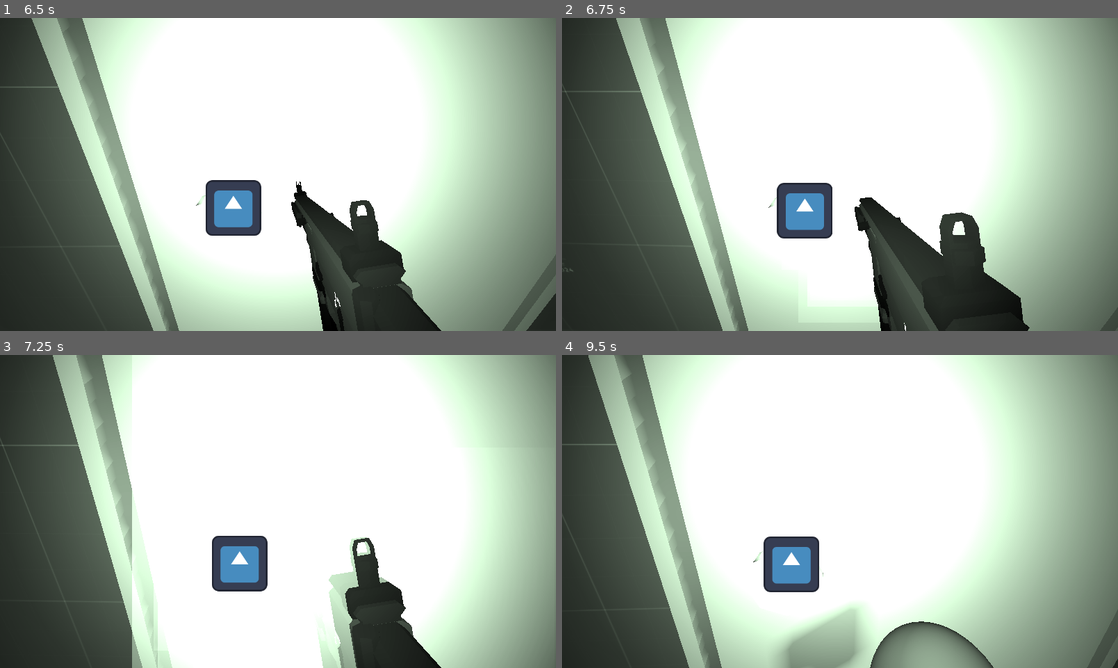
Above: before the commit, frames 1-4 (two rows, left to right).
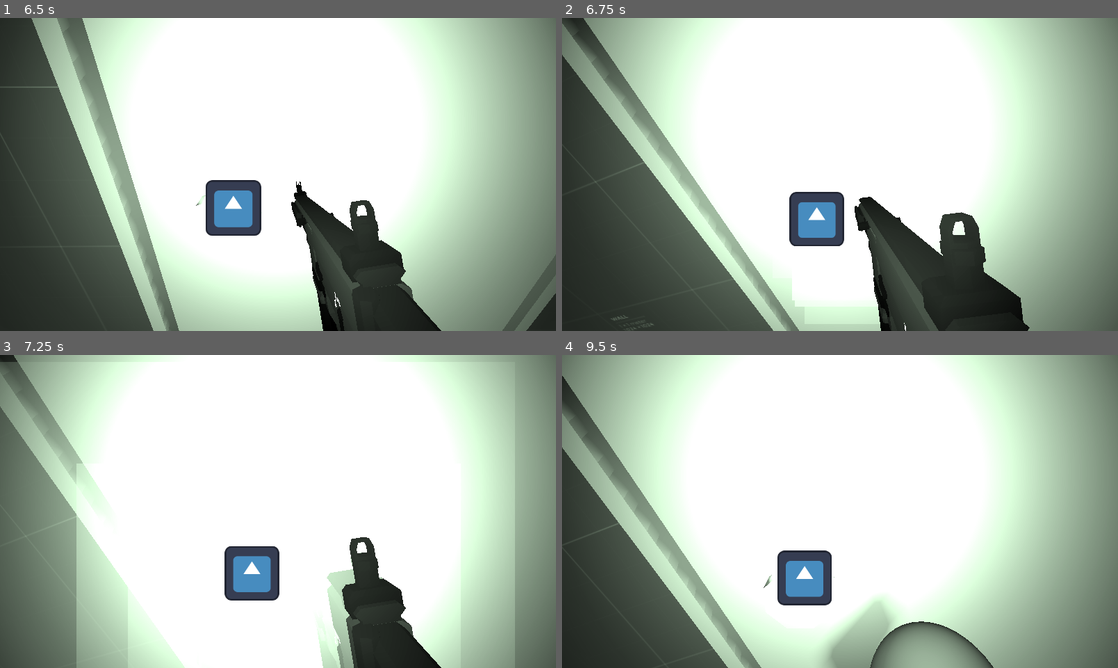
Above: after the commit, the same moments.

Repository: Ieida/Tactical-FPS-Godot
Game: Godot game, scene res://main_menu/main_menu.tscn
The game is run twice, just before and just after one commit, with the same random seed, the same clock (stepped at 60 frames per second) and the same inputs. The engine's default icon, where the game draws it, is replaced by a stand-in: a white triangle on a blue panel in a dark square.
Inputs (mouse positions are in pixels of both pictures, inside the frame that each line leads up to):
- Up to frame 1 (6.5 s): click "PLAY TEST" at 0.5 s; tap Enter at 1.25, 3.5 s; move the mouse to (305, 174) at 1.27 s; hold W (move_forward) from 1.28 s (still down); tap F (flashlight_toggle) at 1.35 s; move the mouse to (250, 174) at 2.02 s; tap 3 (grenade) at 2.1 s; tap Space at 2.75, 5.75 s; move the mouse to (289, 168) at 2.77 s; tap Z (laser_toggle) at 2.85 s; move the mouse to (272, 180) at 3.52 s; tap N (night_vision) at 3.6 s; move the mouse to (316, 177) at 4.27 s; tap 1 (primary) at 4.35 s; move the mouse to (233, 171) at 5.02 s; tap T (rack_slide) at 5.1 s; move the mouse to (283, 174) at 5.77 s; tap 2 (secondary) at 5.85 s
- Up to frame 2 (6.75 s): tap Enter at 6.5 s; move the mouse to (817, 168) at 6.52 s; release W (move_forward) at 6.53 s; hold E (lean_right, bound only after the commit) from 6.53 s (still down); click (817, 168) at 6.6 s
- Up to frame 3 (7.25 s): keep holding E (lean_right, bound only after the commit)
- Up to frame 4 (9.5 s): move the mouse to (867, 511) at 7.27 s; release E (lean_right, bound only after the commit) at 7.28 s; hold W (move_forward) from 7.28 s (still down); tap F (flashlight_toggle) at 7.35 s; tap Space at 8 s; move the mouse to (812, 511) at 8.02 s; tap 3 (grenade) at 8.1 s; move the mouse to (851, 505) at 8.77 s; tap Z (laser_toggle) at 8.85 s

Frame 1 is identical in both runs. In frame 2, 11% of the frame differs, in the area x 0-98%, y 0-100%; in frame 3, 29%, in the area x 0-100%, y 0-100%; in frame 4, 14%.

Commit message:
leaning

Diff:
--- /dev/null
+++ b/player/lean.gd
@@ -0,0 +1,22 @@
+extends Node3D
+
+enum {LEFT, RIGHT, NONE}
+
+var side = NONE
+@export var angle: float = 20
+
+func _process(delta):
+	if Input.is_action_just_pressed("lean_right"):
+		if side == RIGHT:
+			rotation_degrees.z = 0
+			side = NONE
+		else:
+			rotation_degrees.z = -angle
+			side = RIGHT
+	if Input.is_action_just_pressed("lean_left"):
+		if side == LEFT:
+			rotation_degrees.z = 0
+			side = NONE
+		else:
+			rotation_degrees.z = angle
+			side = LEFT
--- a/player/player.tscn
+++ b/player/player.tscn
@@ -1,9 +1,10 @@
-[gd_scene load_steps=53 format=3 uid="uid://cwtrpjm3y5u7k"]
+[gd_scene load_steps=54 format=3 uid="uid://cwtrpjm3y5u7k"]
 
 [ext_resource type="Script" path="res://player/player.gd" id="1_ugqs2"]
 [ext_resource type="PackedScene" uid="uid://d2fpiuj2xxby6" path="res://nausea/nausea.tscn" id="2_135jv"]
 [ext_resource type="Script" path="res://player_character/player_character.gd" id="2_bxk1o"]
 [ext_resource type="Script" path="res://player_camera/player_camera.gd" id="2_jgt6g"]
+[ext_resource type="Script" path="res://player/lean.gd" id="3_md4wb"]
 [ext_resource type="Resource" uid="uid://dvnrjkojje818" path="res://player/sensitivity.tres" id="4_7jfg2"]
 [ext_resource type="PackedScene" uid="uid://dgueiygo0ljxc" path="res://health/health.tscn" id="5_v7jk3"]
 [ext_resource type="Script" path="res://magazine/magazine.gd" id="6_7fstl"]
@@ -753,9 +754,13 @@
 shape = SubResource("SeparationRayShape3D_d8cd5")
 
 [node name="Node3D" type="Node3D" parent="CharacterBody3D"]
+transform = Transform3D(1, 0, 0, 0, 1, 0, 0, 0, 1, 0, 0.25, 0)
+script = ExtResource("3_md4wb")
+
+[node name="Neck" type="Node3D" parent="CharacterBody3D/Node3D"]
 
 [node name="PlayerCamera" type="Camera3D" parent="CharacterBody3D/Node3D" node_paths=PackedStringArray("body")]
-transform = Transform3D(1, 0, 0, 0, 1, 0, 0, 0, 1, 0, 0.5, 0)
+transform = Transform3D(1, 0, 0, 0, 1, 0, 0, 0, 1, 0, 0.25, 0)
 current = true
 script = ExtResource("2_jgt6g")
 body = NodePath("../..")
--- a/project.godot
+++ b/project.godot
@@ -76,7 +76,7 @@
 }
 interact={
 "deadzone": 0.5,
-"events": [Object(InputEventKey,"resource_local_to_scene":false,"resource_name":"","device":-1,"window_id":0,"alt_pressed":false,"shift_pressed":false,"ctrl_pressed":false,"meta_pressed":false,"pressed":false,"keycode":0,"physical_keycode":69,"key_label":0,"unicode":101,"echo":false,"script":null)
+"events": [Object(InputEventKey,"resource_local_to_scene":false,"resource_name":"","device":-1,"window_id":0,"alt_pressed":false,"shift_pressed":false,"ctrl_pressed":false,"meta_pressed":false,"pressed":false,"keycode":0,"physical_keycode":67,"key_label":0,"unicode":99,"echo":false,"script":null)
 ]
 }
 primary={
@@ -109,6 +109,16 @@
 "events": [Object(InputEventKey,"resource_local_to_scene":false,"resource_name":"","device":-1,"window_id":0,"alt_pressed":false,"shift_pressed":false,"ctrl_pressed":false,"meta_pressed":false,"pressed":false,"keycode":0,"physical_keycode":90,"key_label":0,"unicode":122,"echo":false,"script":null)
 ]
 }
+lean_right={
+"deadzone": 0.5,
+"events": [Object(InputEventKey,"resource_local_to_scene":false,"resource_name":"","device":-1,"window_id":0,"alt_pressed":false,"shift_pressed":false,"ctrl_pressed":false,"meta_pressed":false,"pressed":false,"keycode":0,"physical_keycode":69,"key_label":0,"unicode":101,"echo":false,"script":null)
+]
+}
+lean_left={
+"deadzone": 0.5,
+"events": [Object(InputEventKey,"resource_local_to_scene":false,"resource_name":"","device":-1,"window_id":0,"alt_pressed":false,"shift_pressed":false,"ctrl_pressed":false,"meta_pressed":false,"pressed":false,"keycode":0,"physical_keycode":81,"key_label":0,"unicode":113,"echo":false,"script":null)
+]
+}
 
 [layer_names]
 
